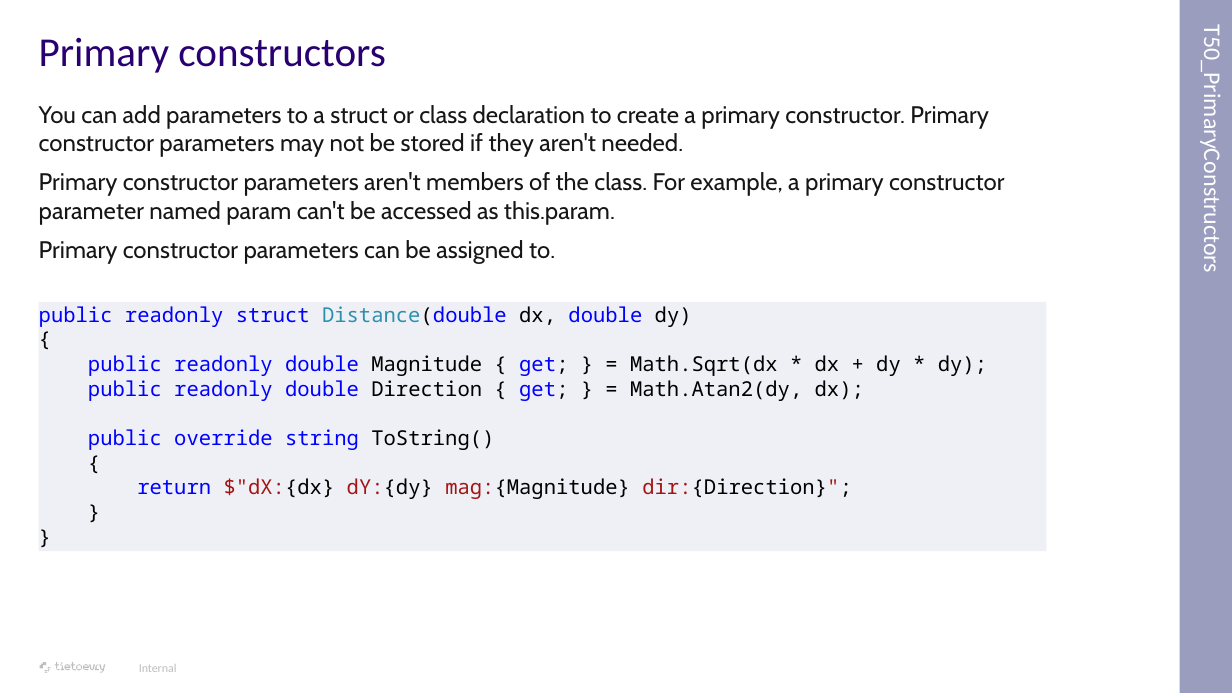
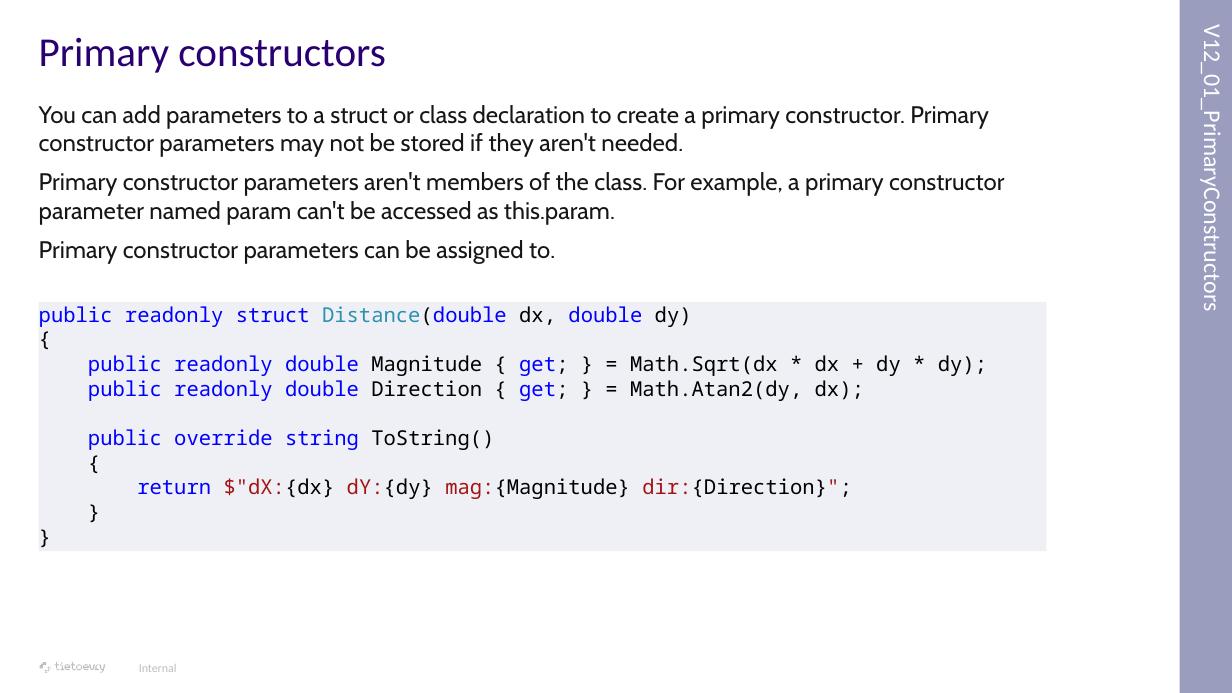
Before and after one commit to tomas-frankl/CSharpNewFeatures, a slide deck: slide 42 of Doc/New C# features.pptx. Drawn at 1232x693 pixels with LibreOffice and Linux fonts; fonts in the diff are those of the drawing; background and template pictures are left out. Boxes give left, top, right and bottom in pixels: in the first picture for what was removed or moved away, otherwise in the second. Text is boxed around its words. In the diff, an @@ line names an element or a change of style, - is before the commit and + after.

```diff
--- a/Doc/New C# features.pptx
+++ b/Doc/New C# features.pptx
@@ text in rectangle at [1198,53,1227,302]: text changed @@
-T50_PrimaryConstructors
+V12_01_PrimaryConstructors
```
Also in this commit, not shown: 34 other slides changed, 45 other files.
